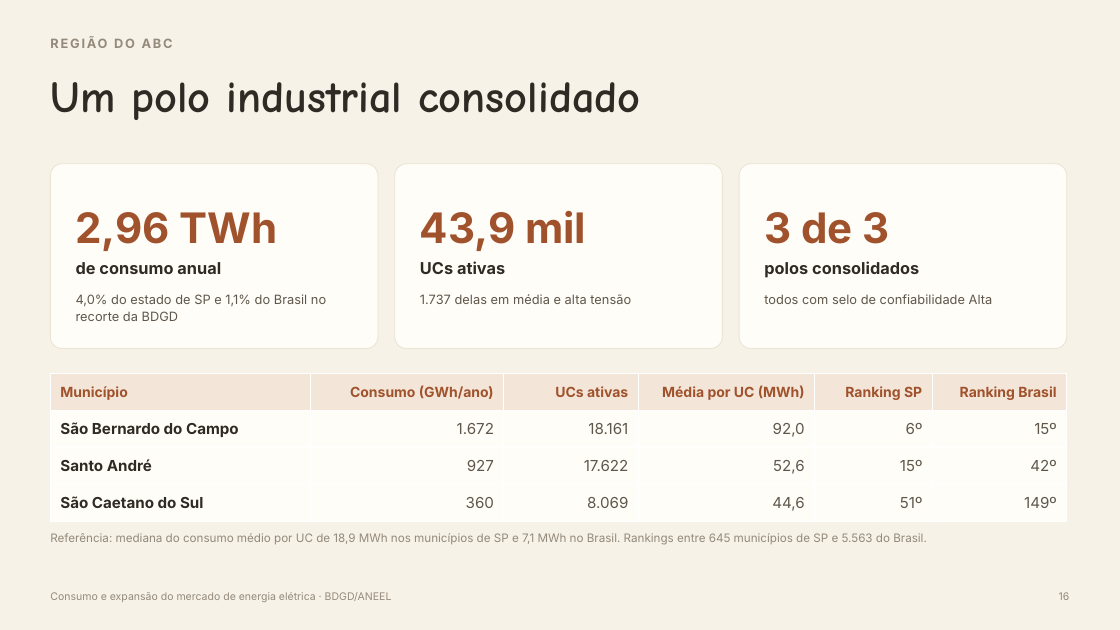
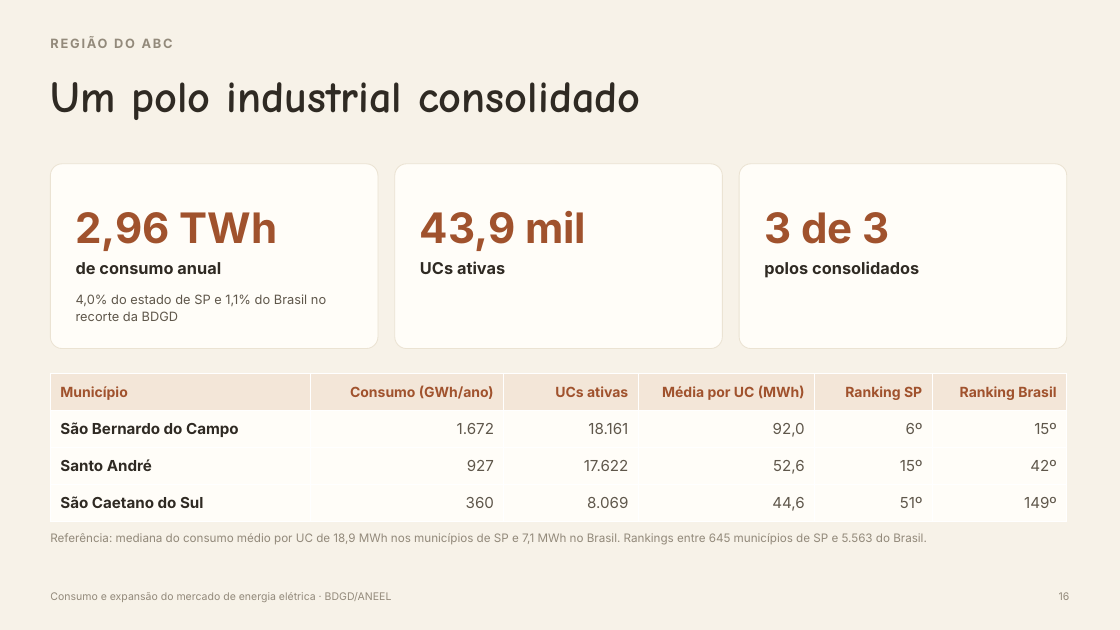
Before and after one commit to lucas-men-nobrega/TCC_projeto, a slide deck: slide 14 of apresentacao/Apresentacao_TCC_v2.pptx (slide 16 before the commit). Drawn at 1120x630 pixels with LibreOffice and Linux fonts; fonts in the diff are those of the drawing. Boxes give left, top, right and bottom in pixels: in the first picture for what was removed or moved away, otherwise in the second. Text is boxed around its words. In the diff, an @@ line names an element or a change of style, - is before the commit and + after.

```diff
--- a/apresentacao/Apresentacao_TCC_v2.pptx
+++ b/apresentacao/Apresentacao_TCC_v2.pptx
@@ text removed at [420, 294, 631, 304] @@
-1.737 delas em média e alta tensão
@@ text removed at [764, 294, 993, 304] @@
-todos com selo de confiabilidade Alta
```
Also in this commit, not shown: 16 other slides changed, 2 slides added, 3 slides removed, 4 other files.
